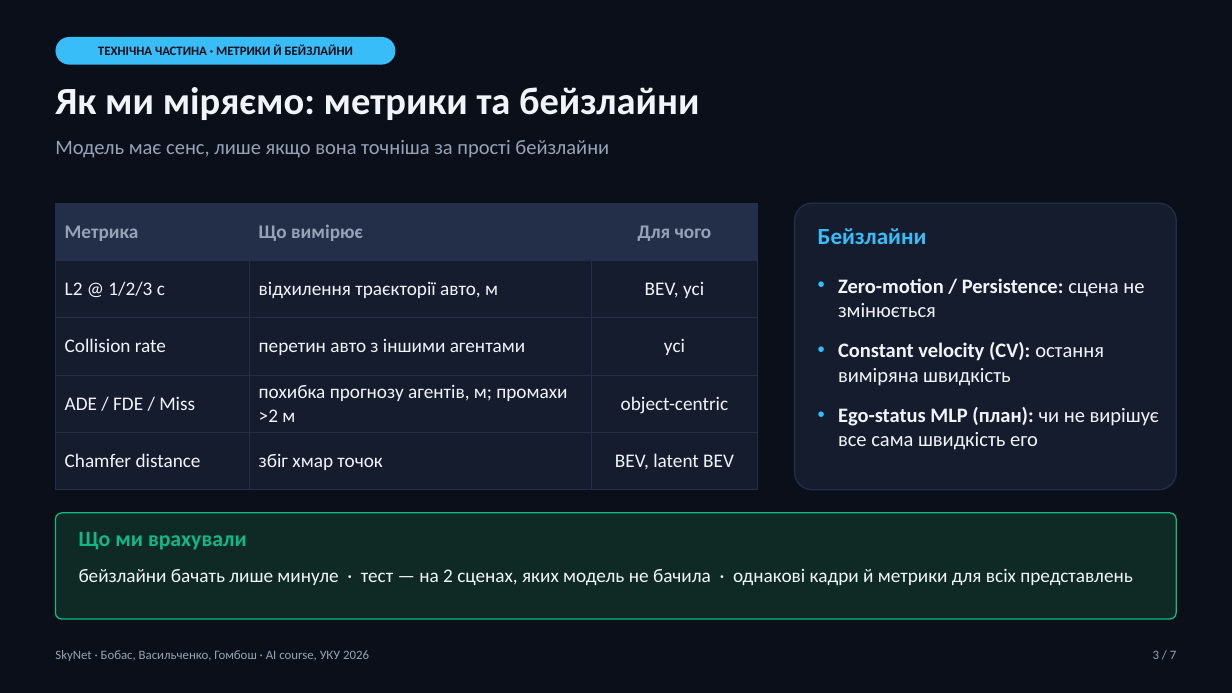
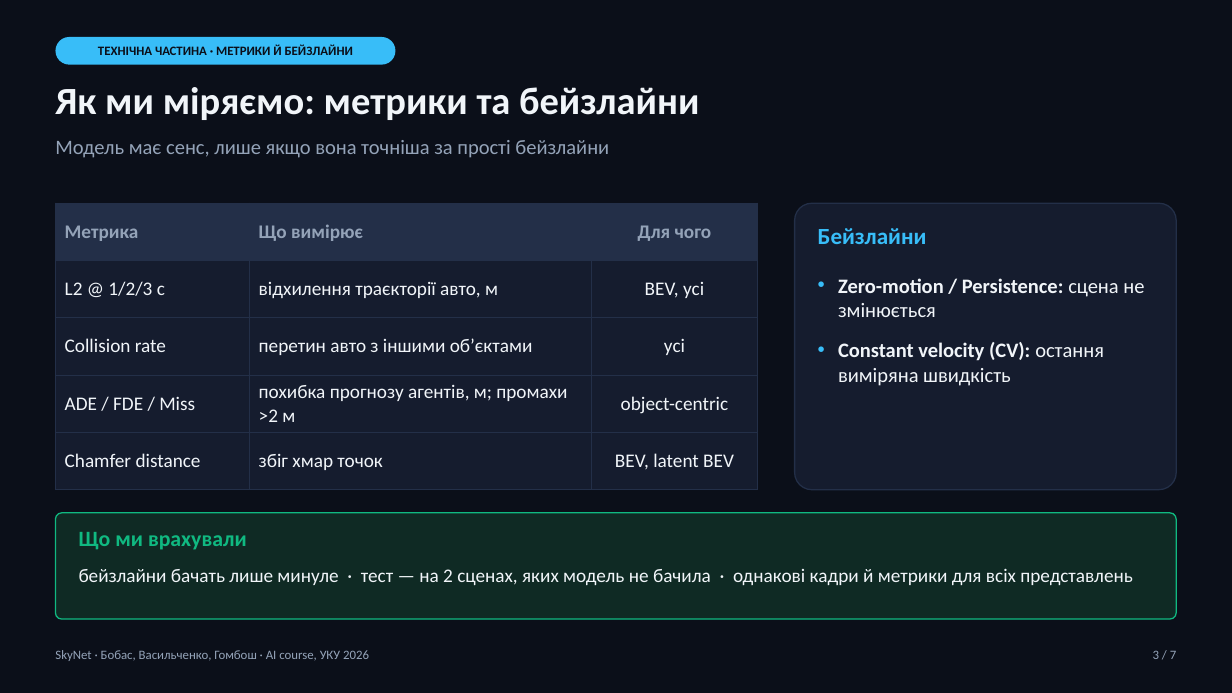
Before and after one commit to Hombosh-dev/SkyNet, a slide deck: slide 3 of docs/slides/Midterm_Presentation_Bobas_Vasylchenko_Hombosh.pptx. Drawn at 1232x693 pixels with LibreOffice and Linux fonts; fonts in the diff are those of the drawing. Boxes give left, top, right and bottom in pixels: in the first picture for what was removed or moved away, otherwise in the second. Text is boxed around its words. In the diff, an @@ line names an element or a change of style, - is before the commit and + after.

```diff
--- a/docs/slides/Midterm_Presentation_Bobas_Vasylchenko_Hombosh.pptx
+++ b/docs/slides/Midterm_Presentation_Bobas_Vasylchenko_Hombosh.pptx
@@ table at <box>55,203,758,490</box> @@
-row 3, column 2: перетин авто з іншими агентами
+row 3, column 2: перетин авто з іншими обʼєктами
@@ text at <box>838,407,1159,450</box>: paragraph removed @@
-• Ego-status MLP (план): чи не вирішує все сама швидкість его
```
Also in this commit, not shown: 5 other slides changed, 4 other files.
